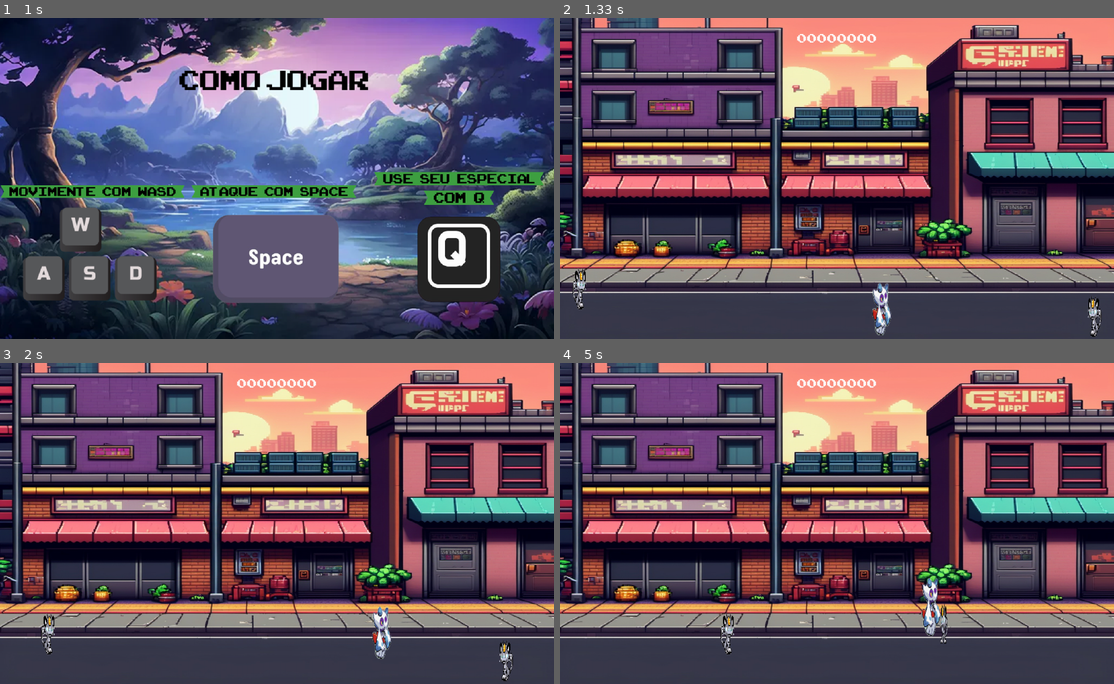
Above: before the commit, frames 1-4 (two rows, left to right).
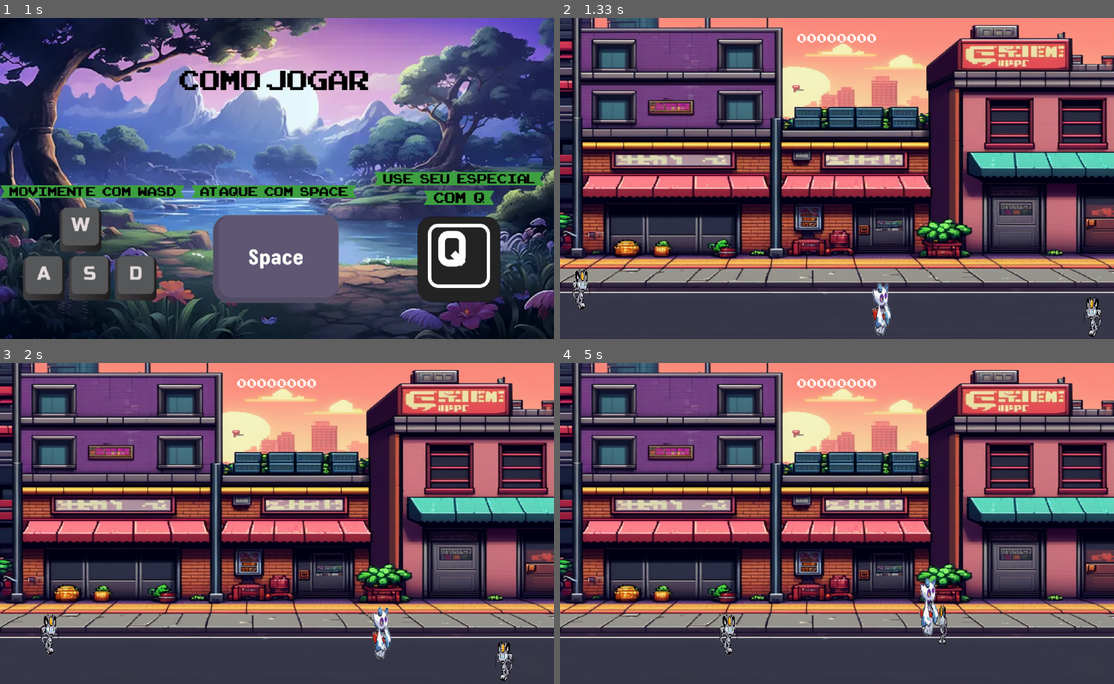
Above: after the commit, the same moments.

Repository: JPNoman/PyGame-Beat-Em-Up
Game: pygame game, started from jogo.py
Two runs of this game, one before a commit and one after it. Both use one fixed random seed, a clock stepped at 60 frames per second and the inputs below.
Inputs:
- Up to frame 1 (1 s): tap Space at 0.33, 0.67 s
- Up to frame 2 (1.33 s): tap Space at 1 s
- Up to frame 3 (2 s): hold D 1.33-1.8 s; hold W from 1.83 s (still down)
- Up to frame 4 (5 s): release W at 2.13 s; hold D 2.17-2.63 s; hold A 2.67-3.2 s; hold S 3.23-3.53 s; hold A 3.57-3.97 s; hold W 4-4.37 s; hold D from 4.4 s (still down)

Frame 1 is identical in both runs. In frame 2, 0.4% of the frame differs, in the area x 2-98%, y 77-100%; in frame 3, 0.4%; in frame 4, 0.7%, in the area x 28-70%, y 67-91%.

Commit message:
score funcionando

Diff:
--- a/jogo.py
+++ b/jogo.py
@@ -15,7 +15,7 @@
 altura_player = 170
 largura_player = 270 ######## Olha eu acho que a altura e largura do player estõ invertidas, mas não mudei nada pra não quebrar nada
 altura_inimigo = 120
-largura_inimigo = 350
+largura_inimigo = 400
 STILL = 0
 WALK = 'walk'
 EXPLODE = 'explode'
@@ -683,6 +683,7 @@
 
             explosao = Explosion(meteor.rect.center, assets, death_sheet=assets['death'])
             all_sprites.add(explosao)
+            score += 100
 
 
         # Verifica se houve colisão entre nave e meteoro
